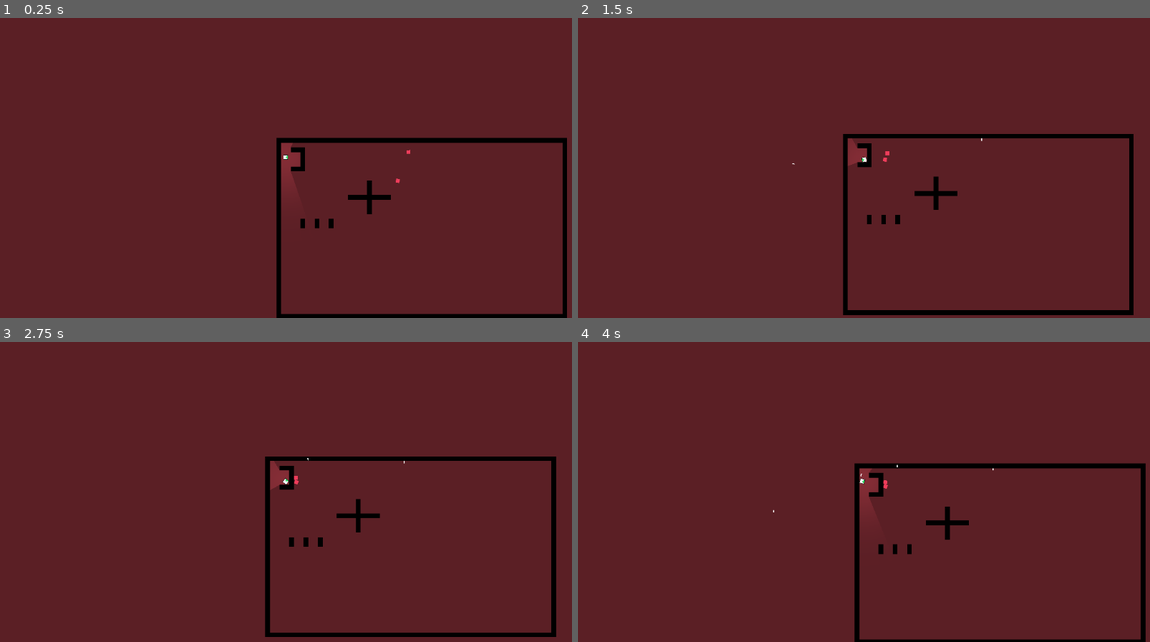
Above: before the commit, frames 1-4 (two rows, left to right).
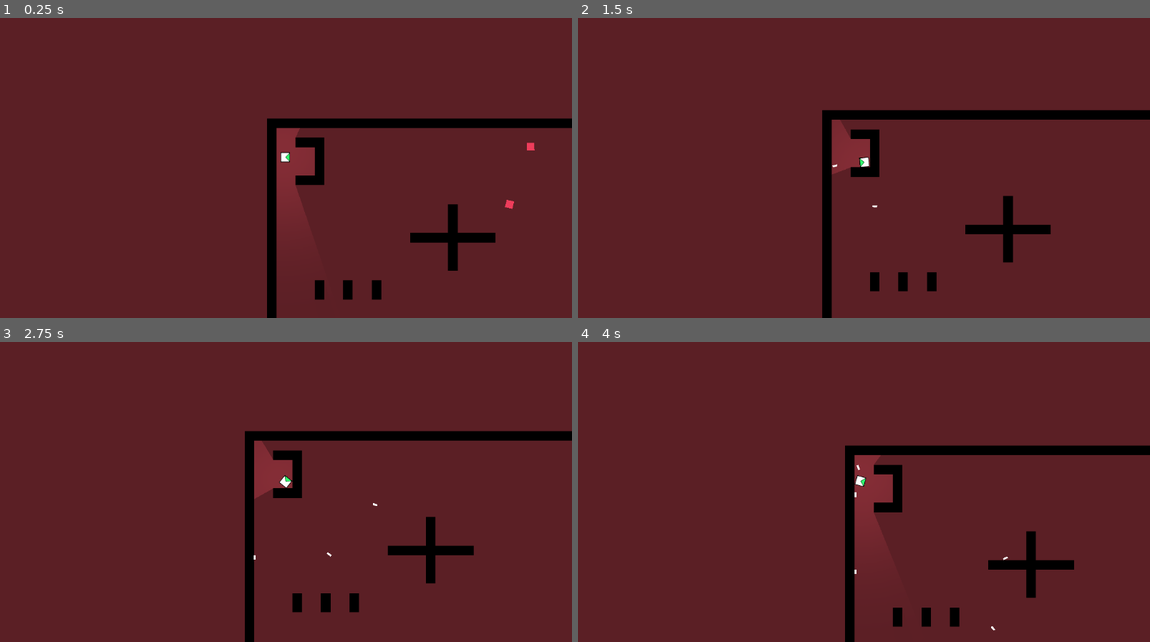
Above: after the commit, the same moments.

Repository: AHuang8693/CSC378-FinalProject
Game: Godot game, scene res://world.tscn
The game is run twice, just before and just after one commit, with the same random seed, the same clock (stepped at 60 frames per second) and the same inputs.
Inputs (mouse positions are in pixels of both pictures, inside the frame that each line leads up to):
- Up to frame 1 (0.25 s): no input
- Up to frame 2 (1.5 s): move the mouse to (989, 141) at 0.52 s; hold D (right) 0.53-1.28 s; click (989, 141) at 0.6 s; move the mouse to (749, 174) at 1.27 s; hold S (down) from 1.28 s (still down); click (749, 174) at 1.35 s
- Up to frame 3 (2.75 s): tap Enter at 2 s; move the mouse to (343, 411) at 2.02 s; release S (down) at 2.03 s; hold D (right) from 2.03 s (still down); click (343, 411) at 2.1 s
- Up to frame 4 (4 s): move the mouse to (835, 546) at 2.77 s; release D (right) at 2.78 s; hold W (up) 2.78-3.53 s; click (835, 546) at 2.85 s; move the mouse to (1035, 528) at 3.52 s; hold A (left) from 3.53 s (still down); click (1035, 528) at 3.6 s

The runs differ from the first frame. In frame 1, 7.8% of the frame differs, in the area x 46-100%, y 33-100%; in frame 2, 7.7%; in frame 3, 7.8%, in the area x 42-100%, y 29-100%; in frame 4, 7.5%.

Commit message:
Moved script file, camera and bullet speed change

Diff:
--- a/Enemy.tscn
+++ b/Enemy.tscn
@@ -1,6 +1,6 @@
 [gd_scene load_steps=5 format=3 uid="uid://btnr40rryrpqr"]
 
-[ext_resource type="Script" path="res://Enemy.gd" id="1_e0asa"]
+[ext_resource type="Script" path="res://scripts/Enemy.gd" id="1_e0asa"]
 [ext_resource type="Texture2D" uid="uid://dg2bvk31nbppj" path="res://WhiteSquare.png" id="1_os4qc"]
 
 [sub_resource type="RectangleShape2D" id="RectangleShape2D_7gkj2"]
--- a/scripts/Player.gd
+++ b/scripts/Player.gd
@@ -1,7 +1,7 @@
 extends CharacterBody2D
 
 const MOVESPEED = 500
-const BULLET_SPEED = 2000
+const BULLET_SPEED = 1000
 var bullet = preload("res://Bullet.tscn")
 
 #func _ready():
--- a/world.tscn
+++ b/world.tscn
@@ -42,7 +42,7 @@
 shape = SubResource("RectangleShape2D_m1cux")
 
 [node name="Camera2D" type="Camera2D" parent="Player"]
-zoom = Vector2(0.6, 0.6)
+zoom = Vector2(1.2, 1.2)
 position_smoothing_enabled = true
 
 [node name="PointLight2D" type="PointLight2D" parent="Player"]
Renamed: Enemy.gd -> scripts/Enemy.gd
